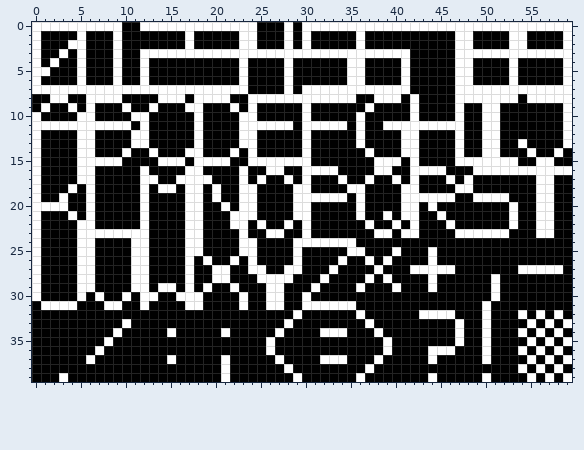
Two versions of one pixel-art file, Dice/assets/dmd-font6x8.aseprite. The first picture shows the starting point.
60x40 pixels, 1 frame.
The same view after the edit:
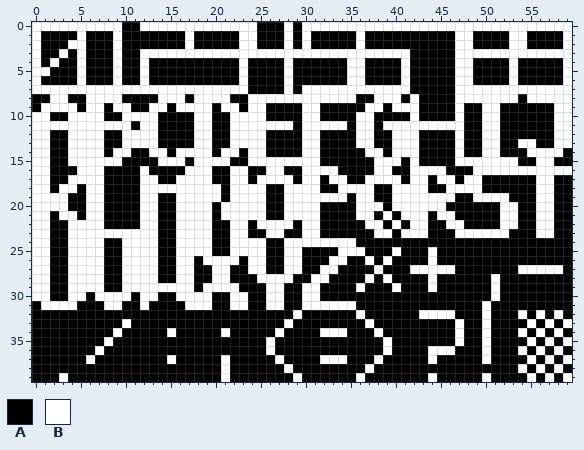
Palette (. is transparent): A #000000  B #ffffff
What changed:
y 9: x 2..3 AA -> BB; x 7 A -> B; x 9 A -> B; x 14 A -> B; x 16 A -> B; x 19 A -> B; x 21 A -> B; x 25 A -> B; x 31 A -> B; x 38 A -> B; x 40..41 AA -> BB; x 58 A -> B
y 10: x 1 A -> B; x 4 A -> B; x 7 A -> B; x 10 A -> B; x 13 A -> B; x 19 A -> B; x 22 A -> B; x 25 A -> B; x 31 A -> B; x 37 A -> B; x 58 A -> B
y 11: x 13 A -> B; x 19 A -> B; x 22 A -> B; x 37 A -> B; x 58 A -> B
y 12: x 1 A -> B; x 4 A -> B; x 7 A -> B; x 10 A -> B; x 13 A -> B; x 19 A -> B; x 22 A -> B; x 25 A -> B; x 31 A -> B; x 37 A -> B; x 40 A -> B; x 58 A -> B
y 13: x 1 A -> B; x 4 A -> B; x 7 A -> B; x 10 A -> B; x 13 A -> B; x 19 A -> B; x 22 A -> B; x 25 A -> B; x 31 A -> B; x 37 A -> B; x 40 A -> B; x 55 A -> B; x 58 A -> B
y 14: x 1 A -> B; x 4 A -> B; x 7 A -> B; x 9 A -> B; x 14 A -> B; x 16 A -> B; x 19 A -> B; x 21 A -> B; x 25 A -> B; x 31 A -> B; x 38 A -> B; x 40 A -> B; x 56..57 AA -> BB
y 15: x 1 A -> B; x 4 A -> B; x 31 A -> B
y 16: x 1 A -> B; x 7 A -> B; x 19 A -> B; x 22 A -> B
y 17: x 1 A -> B; x 4 A -> B; x 7 A -> B; x 22 A -> B; x 26..27 AA -> BB; x 31 A -> B; x 33 A -> B; x 38..39 AA -> BB; x 43 A -> B; x 45 A -> B; x 49 A -> B
y 18: x 1 A -> B; x 3 A -> B; x 7 A -> B; x 13 A -> B; x 16 A -> B; x 19 A -> B; x 22 A -> B; x 25 A -> B; x 28 A -> B; x 31 A -> B; x 34 A -> B; x 37 A -> B; x 40 A -> B; x 43 A -> B; x 46 A -> B; x 49 A -> B
y 19: x 1..2 AA -> BB; x 7 A -> B; x 13 A -> B; x 16 A -> B; x 19 A -> B; x 22 A -> B; x 25 A -> B; x 28 A -> B; x 37 A -> B; x 40 A -> B
y 20: x 7 A -> B; x 13 A -> B; x 16 A -> B; x 19 A -> B; x 22 A -> B; x 25 A -> B; x 28 A -> B; x 31 A -> B; x 37..38 AA -> BB; x 40 A -> B; x 43 A -> B; x 45 A -> B; x 52 A -> B
y 21: x 1 A -> B; x 3 A -> B; x 7 A -> B; x 13 A -> B; x 16 A -> B; x 19 A -> B; x 21 A -> B; x 25 A -> B; x 28 A -> B; x 31 A -> B; x 37 A -> B; x 43 A -> B; x 46 A -> B; x 52 A -> B
y 22: x 1 A -> B; x 4 A -> B; x 7 A -> B; x 13 A -> B; x 16 A -> B; x 19 A -> B; x 26..27 AA -> BB; x 31 A -> B; x 38 A -> B; x 43 A -> B; x 47 A -> B; x 52 A -> B
y 23: x 1 A -> B; x 4 A -> B; x 13 A -> B; x 16 A -> B; x 19 A -> B; x 22 A -> B; x 31 A -> B; x 43 A -> B
y 24: x 1 A -> B; x 4 A -> B; x 7 A -> B; x 10 A -> B; x 13 A -> B; x 16 A -> B; x 19 A -> B; x 22 A -> B; x 25 A -> B; x 28 A -> B
y 25: x 1 A -> B; x 4 A -> B; x 7 A -> B; x 10 A -> B; x 13 A -> B; x 16 A -> B; x 19 A -> B; x 22 A -> B; x 25 A -> B; x 28 A -> B; x 34 A -> B
y 26: x 1 A -> B; x 4 A -> B; x 7 A -> B; x 10 A -> B; x 13 A -> B; x 16 A -> B; x 20..21 AA -> BB; x 25 A -> B; x 28 A -> B; x 33 A -> B
y 27: x 1 A -> B; x 4 A -> B; x 7 A -> B; x 10 A -> B; x 13 A -> B; x 16 A -> B; x 32 A -> B
y 28: x 1 A -> B; x 4 A -> B; x 7 A -> B; x 10 A -> B; x 13 A -> B; x 16 A -> B; x 31 A -> B
y 29: x 1 A -> B; x 4 A -> B; x 7 A -> B; x 10 A -> B; x 13 A -> B; x 16 A -> B; x 20..21 AA -> BB; x 30 A -> B
y 30: x 1 A -> B; x 4 A -> B; x 8..9 AA -> BB; x 19 A -> B; x 22 A -> B; x 31 A -> B
y 31: x 19 A -> B; x 22 A -> B
